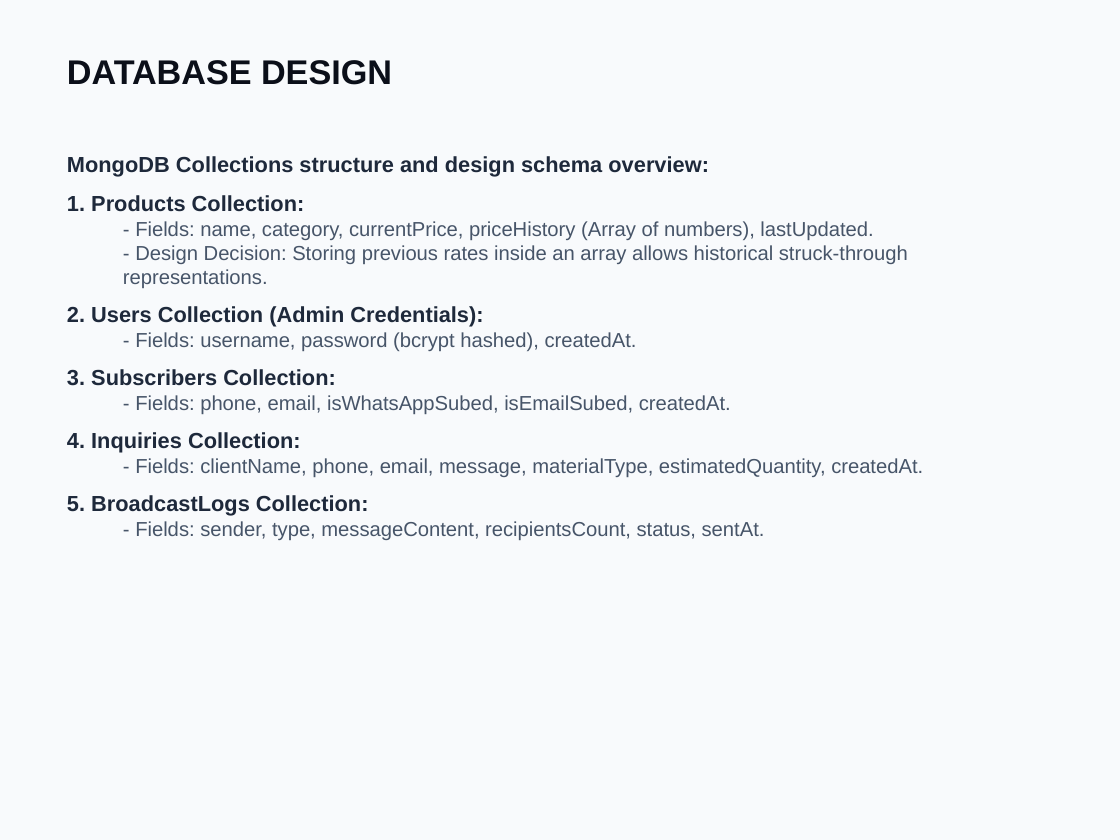
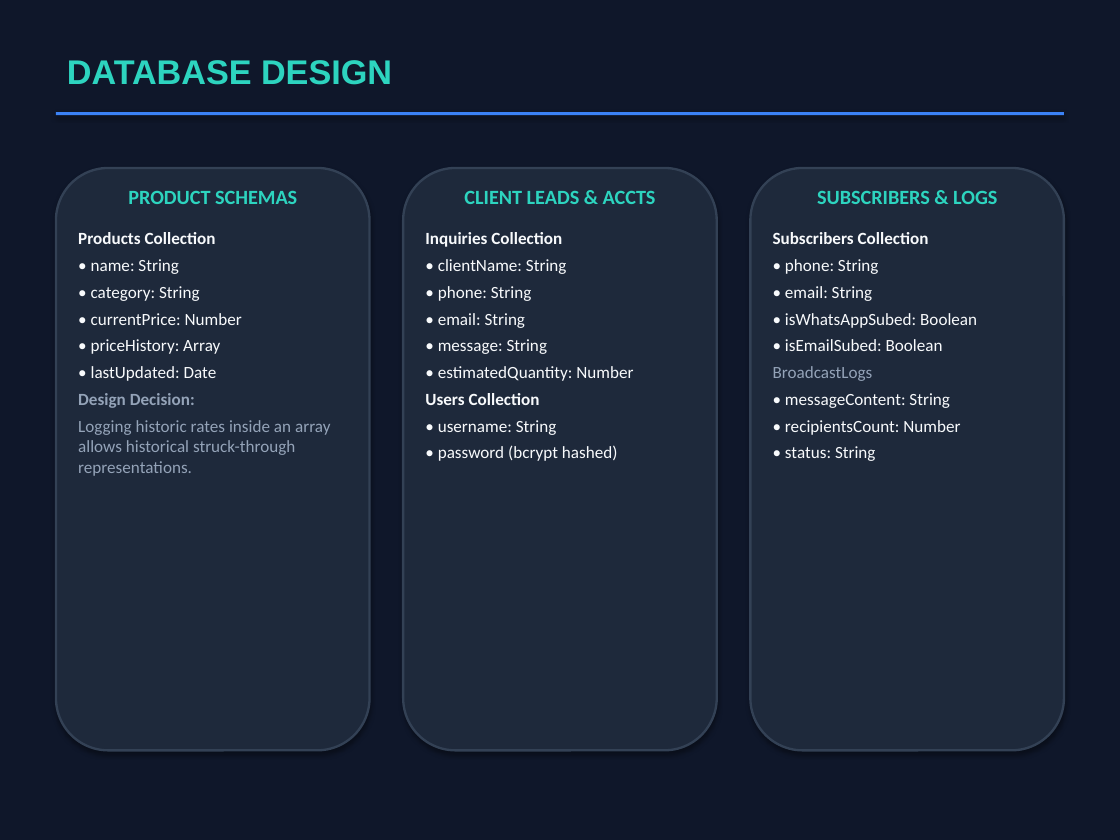
Before and after one commit to naveen7607/vigneshwara-traders, a slide deck: slide 11 of Final Presentation.pptx. Drawn at 1120x840 pixels with LibreOffice and Linux fonts; fonts in the diff are those of the drawing. Boxes give left, top, right and bottom in pixels: in the first picture for what was removed or moved away, otherwise in the second. Text is boxed around its words. In the diff, an @@ line names an element or a change of style, - is before the commit and + after.

Commit message:
docs: redesign Final Presentation with dark tech theme and multi-column layouts

```diff
--- a/Final Presentation.pptx
+++ b/Final Presentation.pptx
@@ background #F8FAFC to #0F172A @@
@@ text "DATABASE DESIGN" at (x1=67, y1=60, x2=392, y2=85): text colour #0B0F19 to #2DD4BF @@
@@ rectangle added at (x1=56, y1=112, x2=1064, y2=115), fill #3B82F6 @@
@@ rounded rectangle added at (x1=56, y1=168, x2=370, y2=750), fill #1E293B, outline #334155 1.5 pt @@
@@ text removed at (x1=67, y1=156, x2=923, y2=540) @@
-MongoDB Collections structure and design schema overview:
-1. Products Collection:
-  - Fields: name, category, currentPrice, priceHistory (Array of numbers), lastUpdated.
-  - Design Decision: Storing previous rates inside an array allows historical struck-through representations.
-2. Users Collection (Admin Credentials):
-  - Fields: username, password (bcrypt hashed), createdAt.
-3. Subscribers Collection:
-  - Fields: phone, email, isWhatsAppSubed, isEmailSubed, createdAt.
-4. Inquiries Collection:
-  - Fields: clientName, phone, email, message, materialType, estimatedQuantity, createdAt.
-5. BroadcastLogs Collection:
-  - Fields: sender, type, messageContent, recipientsCount, status, sentAt.
@@ rounded rectangle added at (x1=403, y1=168, x2=717, y2=750), fill #1E293B, outline #334155 1.5 pt @@
@@ rounded rectangle added at (x1=750, y1=168, x2=1064, y2=750), fill #1E293B, outline #334155 1.5 pt @@
@@ text added at (x1=78, y1=190, x2=330, y2=476), 11 pt, text #F8FAFC @@
+PRODUCT SCHEMAS
+Products Collection
+• name: String
+• category: String
+• currentPrice: Number
+• priceHistory: Array
+• lastUpdated: Date
+Design Decision:
+Logging historic rates inside an array allows historical struck-through representations.
@@ text added at (x1=425, y1=191, x2=656, y2=461), 11 pt, text #F8FAFC @@
+CLIENT LEADS & ACCTS
+Inquiries Collection
+• clientName: String
+• phone: String
+• email: String
+• message: String
+• estimatedQuantity: Number
+Users Collection
+• username: String
+• password (bcrypt hashed)
@@ text added at (x1=773, y1=191, x2=997, y2=461), 11 pt, text #F8FAFC @@
+SUBSCRIBERS & LOGS
+Subscribers Collection
+• phone: String
+• email: String
+• isWhatsAppSubed: Boolean
+• isEmailSubed: Boolean
+BroadcastLogs
+• messageContent: String
+• recipientsCount: Number
+• status: String
```
Also in this commit, not shown: 7 other slides changed, 8 slides added, 8 slides removed.
